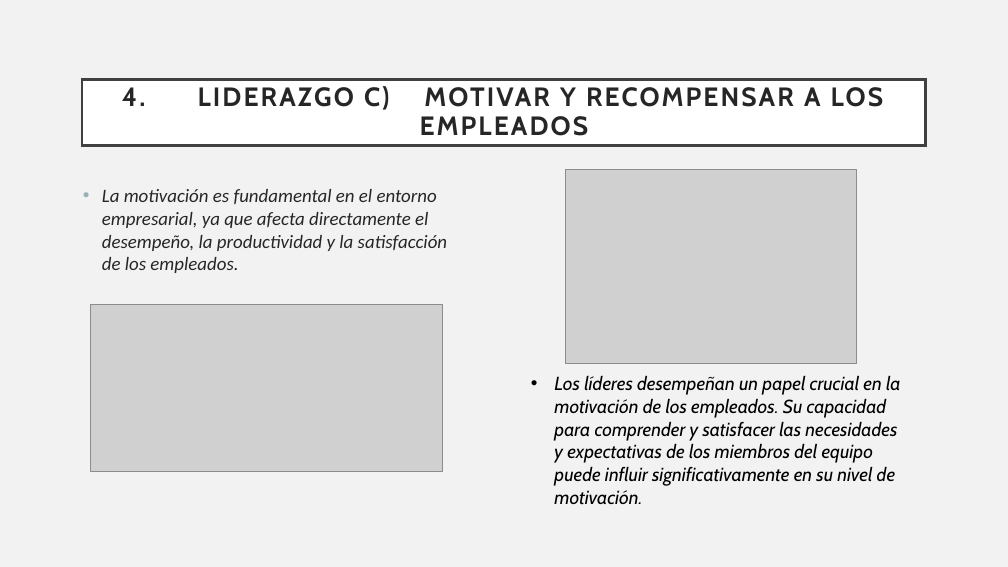
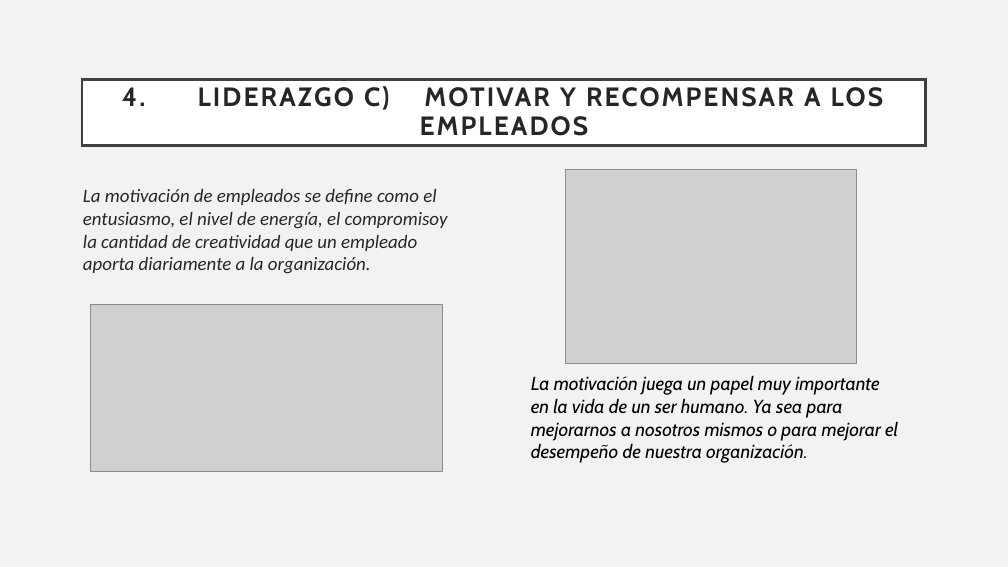
Before and after one commit to Sstrmn1/presentacionAdministracion, a slide deck: slide 13 of Presentacion - Exposicion.pptx (slide 11 before the commit). Drawn at 1008x567 pixels with LibreOffice and Linux fonts; fonts in the diff are those of the drawing; grey boxes stand for pictures. Boxes give left, top, right and bottom in pixels: in the first picture for what was removed or moved away, otherwise in the second. Text is boxed around its words. In the diff, an @@ line names an element or a change of style, - is before the commit and + after.

```diff
--- a/Presentacion - Exposicion.pptx
+++ b/Presentacion - Exposicion.pptx
@@ text at bbox=[83, 189, 448, 274]: text changed @@
-• La motivación es fundamental en el entorno empresarial, ya que afecta directamente el desempeño, la productividad y la satisfacción de los empleados.
+La motivación de empleados se define como el entusiasmo, el nivel de energía, el compromisoy la cantidad de creatividad que un empleado aporta diariamente a la organización.
@@ text at bbox=[531, 375, 898, 463]: text changed @@
-• Los líderes desempeñan un papel crucial en la motivación de los empleados. Su capacidad para comprender y satisfacer las necesidades y expectativas de los miembros del equipo puede influir significativamente en su nivel de motivación.
+La motivación juega un papel muy importante en la vida de un ser humano. Ya sea para mejorarnos a nosotros mismos o para mejorar el desempeño de nuestra organización.
```
Also in this commit, not shown: 7 slides added, 5 slides removed.
